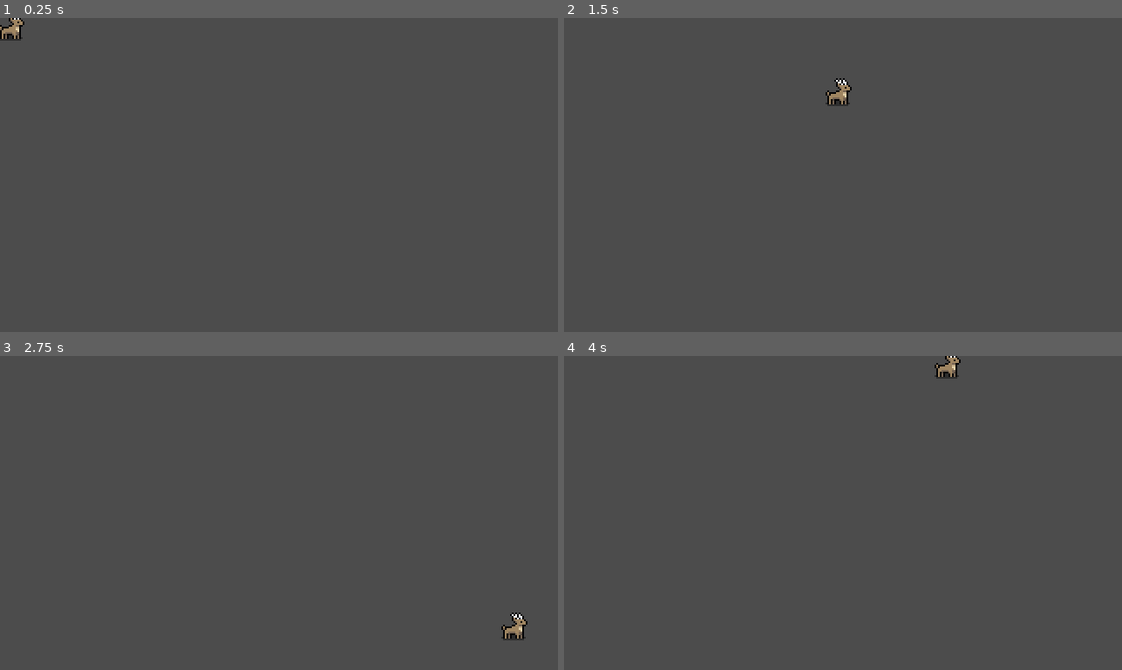
Above: before the commit, frames 1-4 (two rows, left to right).
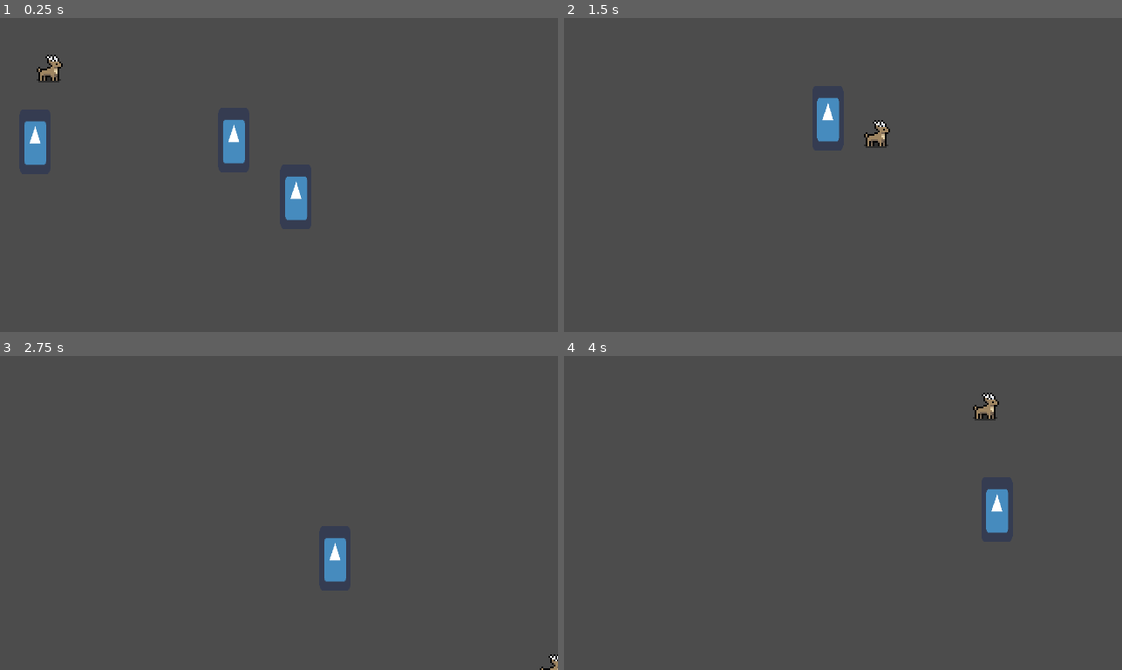
Above: after the commit, the same moments.

Repository: Maxi0272/Spil_2023
Game: Godot game, scene res://World/World.tscn
The game is run twice, just before and just after one commit, with the same random seed, the same clock (stepped at 60 frames per second) and the same inputs. The engine's default icon, where the game draws it, is replaced by a stand-in: a white triangle on a blue panel in a dark square.
Inputs:
- Up to frame 1 (0.25 s): no input
- Up to frame 2 (1.5 s): hold D (right) 0.53-1.28 s; hold S (down) from 1.28 s (still down)
- Up to frame 3 (2.75 s): release S (down) at 2.03 s; hold D (right) from 2.03 s (still down)
- Up to frame 4 (4 s): release D (right) at 2.78 s; hold W (up) 2.78-3.53 s; hold A (left) from 3.53 s (still down)

The runs differ from the first frame. In frame 1, 2.2% of the frame differs, in the area x 0-56%, y 0-65%; in frame 2, 1.0%; in frame 3, 0.9%; in frame 4, 1.1%.

Commit message:
added enemies and enemy "ai"

Diff:
--- a/Game/Enemies/Enemy 1.tscn
+++ /dev/null
@@ -1,16 +0,0 @@
-[gd_scene load_steps=3 format=2]
-
-[ext_resource path="res://icon.png" type="Texture" id=1]
-
-[sub_resource type="CapsuleShape2D" id=1]
-
-[node name="Enemy 1" type="KinematicBody2D"]
-collision_layer = 16
-
-[node name="Sprite" type="Sprite" parent="."]
-position = Vector2( 0, -0.5 )
-scale = Vector2( 0.28125, 0.578125 )
-texture = ExtResource( 1 )
-
-[node name="CollisionShape2D" type="CollisionShape2D" parent="."]
-shape = SubResource( 1 )
--- a/Game/Enemies/Enemy 1.gd
+++ b/Game/Node2D.gd
@@ -1,4 +1,4 @@
-extends KinematicBody2D
+extends Node2D
 
 
 # Declare member variables here. Examples:
@@ -14,7 +14,3 @@
 # Called every frame. 'delta' is the elapsed time since the previous frame.
 #func _process(delta):
 #	pass
-
-
-func _on_Hurtbox_area_entered(area):
-	pass # Replace with function body.
--- /dev/null
+++ b/Game/World/Enemies/Enemy 1.gd
@@ -0,0 +1,26 @@
+extends KinematicBody2D
+
+var distoplay
+
+var move = Vector2.ZERO
+
+var animation = Sprite
+var velocity = Vector2.ZERO
+var speed = 100
+var pos = Vector2.ZERO
+
+
+
+
+# Called when the node enters the scene tree for the first time.
+func _physics_process(_delta):
+	var Player = get_parent().get_node("Player")
+	pos = Player.position - position
+	pos = pos.normalized()
+	position += pos
+
+
+func _on_Hurtbox_area_entered(_area):
+	queue_free()
+	#insert dying animation
+	#insert queue_free upon animation finish via signals
--- /dev/null
+++ b/Game/World/Enemies/Enemy 1.tscn
@@ -0,0 +1,32 @@
+[gd_scene load_steps=6 format=2]
+
+[ext_resource path="res://icon.png" type="Texture" id=1]
+[ext_resource path="res://Hit and Hurtboxes/Hurtbox.tscn" type="PackedScene" id=2]
+[ext_resource path="res://World/Enemies/Enemy 1.gd" type="Script" id=3]
+
+[sub_resource type="CapsuleShape2D" id=1]
+
+[sub_resource type="CapsuleShape2D" id=2]
+
+[node name="Enemy_1" type="KinematicBody2D"]
+collision_layer = 16
+script = ExtResource( 3 )
+
+[node name="Sprite" type="Sprite" parent="."]
+position = Vector2( 0, -0.5 )
+scale = Vector2( 0.28125, 0.578125 )
+texture = ExtResource( 1 )
+
+[node name="CollisionShape2D" type="CollisionShape2D" parent="."]
+shape = SubResource( 1 )
+
+[node name="Hurtbox" parent="." instance=ExtResource( 2 )]
+collision_layer = 8
+collision_mask = 7
+
+[node name="CollisionShape2D" parent="Hurtbox" index="0"]
+shape = SubResource( 2 )
+
+[connection signal="area_entered" from="Hurtbox" to="." method="_on_Hurtbox_area_entered"]
+
+[editable path="Hurtbox"]
--- a/Game/World/Player.gd
+++ b/Game/World/Player.gd
@@ -5,6 +5,7 @@
 const MaxSpeed = 200
 const accel = 7000
 const friction = 100
+
 
 func _physics_process(delta):
 	var input_vector = Vector2.ZERO
--- a/Game/Player.tscn
+++ b/Game/World/Player.tscn
@@ -1,7 +1,8 @@
-[gd_scene load_steps=7 format=2]
+[gd_scene load_steps=9 format=2]
 
 [ext_resource path="res://World/Player.gd" type="Script" id=1]
 [ext_resource path="res://MOOSE/sprite_sheet_deer_1_16x16.png" type="Texture" id=2]
+[ext_resource path="res://Hit and Hurtboxes/Hitbox.tscn" type="PackedScene" id=3]
 
 [sub_resource type="CapsuleShape2D" id=1]
 radius = 6.0
@@ -56,20 +57,34 @@
 "values": [ 4, 5, 6, 7 ]
 }
 
-[node name="Player" type="KinematicBody2D"]
+[sub_resource type="CapsuleShape2D" id=5]
+radius = 14.0
+height = 12.0
+
+[node name="Player" type="KinematicBody2D" groups=["Player"]]
+collision_layer = 6
+collision_mask = 9
 script = ExtResource( 1 )
 
-[node name="CollisionShape2D" type="CollisionShape2D" parent="."]
-position = Vector2( -1, 0 )
+[node name="CollisionShape2D" type="CollisionShape2D" parent="." groups=["Player"]]
+position = Vector2( -1, 3 )
 shape = SubResource( 1 )
 
-[node name="Sprite" type="Sprite" parent="."]
+[node name="Sprite" type="Sprite" parent="." groups=["Player"]]
 texture = ExtResource( 2 )
 hframes = 4
 vframes = 5
-frame = 7
 
-[node name="AnimationPlayer" type="AnimationPlayer" parent="."]
+[node name="AnimationPlayer" type="AnimationPlayer" parent="." groups=["Player"]]
 anims/Idle = SubResource( 2 )
 anims/RESET = SubResource( 3 )
 anims/Walk = SubResource( 4 )
+
+[node name="Hitbox" parent="." groups=["Player"] instance=ExtResource( 3 )]
+
+[node name="CollisionShape2D" parent="Hitbox" index="0" groups=["Player"]]
+position = Vector2( -1, 1 )
+scale = Vector2( 0.5, 0.5 )
+shape = SubResource( 5 )
+
+[editable path="Hitbox"]
--- a/Game/World/World.tscn
+++ b/Game/World/World.tscn
@@ -1,8 +1,18 @@
-[gd_scene load_steps=2 format=2]
+[gd_scene load_steps=3 format=2]
 
-[ext_resource path="res://Player.tscn" type="PackedScene" id=1]
+[ext_resource path="res://World/Player.tscn" type="PackedScene" id=1]
+[ext_resource path="res://World/Enemies/Enemy 1.tscn" type="PackedScene" id=2]
 
-[node name="World" type="Node2D"]
+[node name="World" type="Node2D" groups=["Player1"]]
 
-[node name="Player" parent="." instance=ExtResource( 1 )]
-position = Vector2( 7, 5 )
+[node name="Player" parent="." groups=["Player1"] instance=ExtResource( 1 )]
+position = Vector2( 29, 29 )
+
+[node name="Enemy_1" parent="." instance=ExtResource( 2 )]
+position = Vector2( 148, 76 )
+
+[node name="Enemy_2" parent="." instance=ExtResource( 2 )]
+position = Vector2( 17, 86 )
+
+[node name="Enemy_3" parent="." instance=ExtResource( 2 )]
+position = Vector2( 183, 110 )
